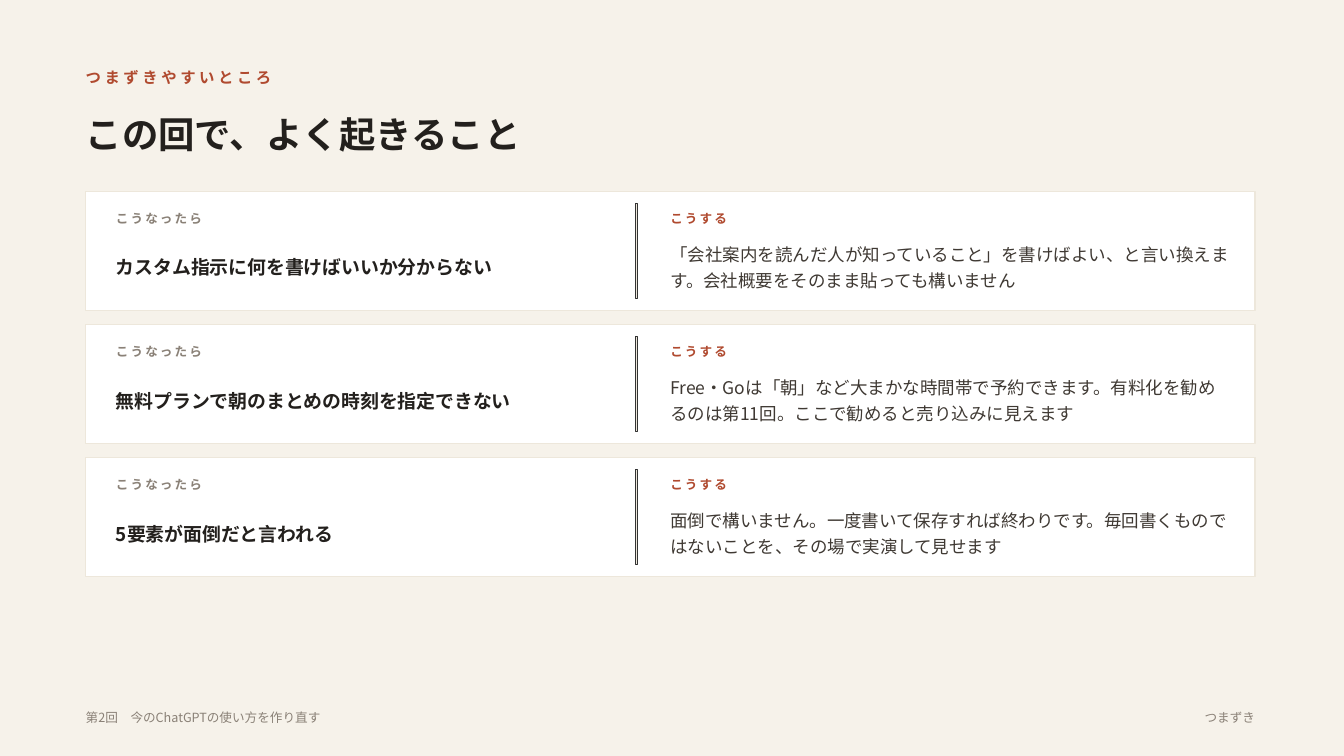
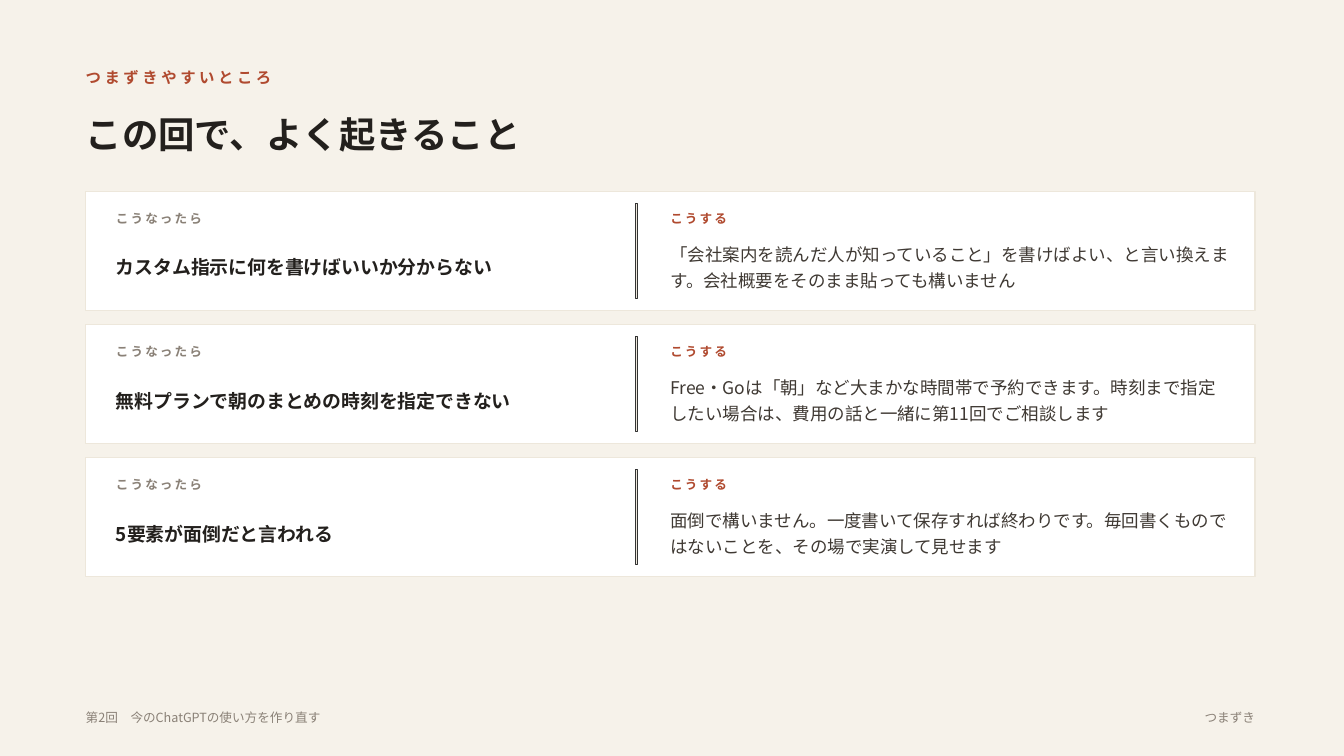
Before and after one commit to yusuke-aoki-bit/founders-ai-program, a slide deck: slide 8 of slides/pptx/第02回_今のChatGPTの使い方を作り直す.pptx. Drawn at 1344x756 pixels with LibreOffice and Linux fonts; fonts in the diff are those of the drawing. Boxes give left, top, right and bottom in pixels: in the first picture for what was removed or moved away, otherwise in the second. Text is boxed around its words. In the diff, an @@ line names an element or a change of style, - is before the commit and + after.

```diff
--- a/slides/pptx/第02回_今のChatGPTの使い方を作り直す.pptx
+++ b/slides/pptx/第02回_今のChatGPTの使い方を作り直す.pptx
@@ text at (x1=670, y1=379, x2=1215, y2=422): text changed @@
-Free・Goは「朝」など大まかな時間帯で予約できます。有料化を勧めるのは第11回。ここで勧めると売り込みに見えます
+Free・Goは「朝」など大まかな時間帯で予約できます。時刻まで指定したい場合は、費用の話と一緒に第11回でご相談します
```
Also in this commit, not shown: 3 other files.
